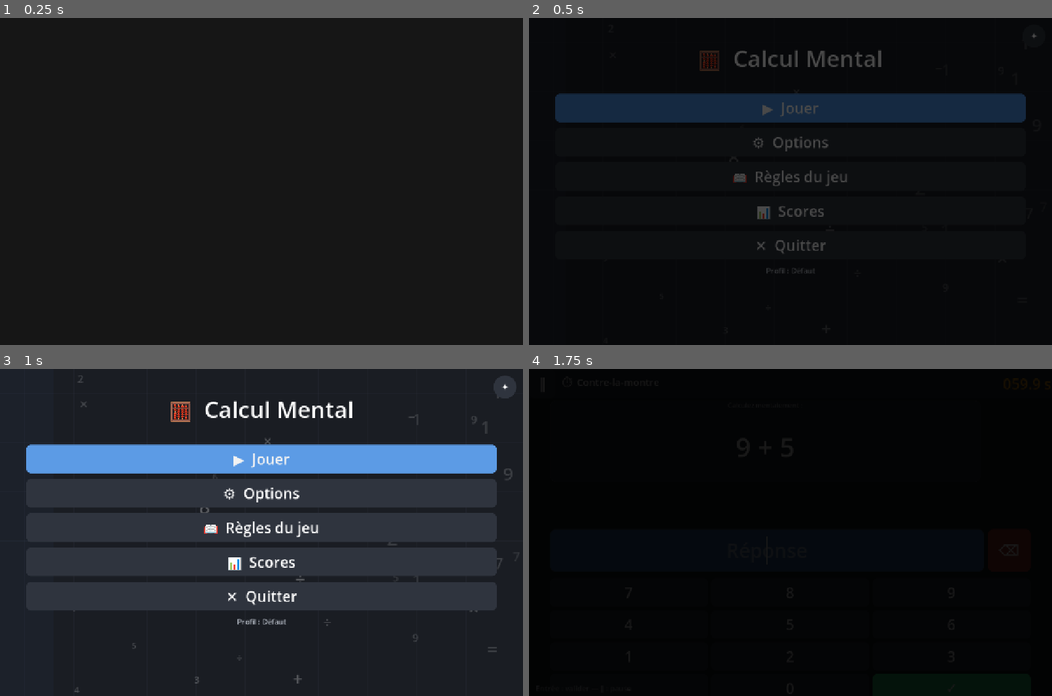
Above: before the commit, frames 1-4 (two rows, left to right).
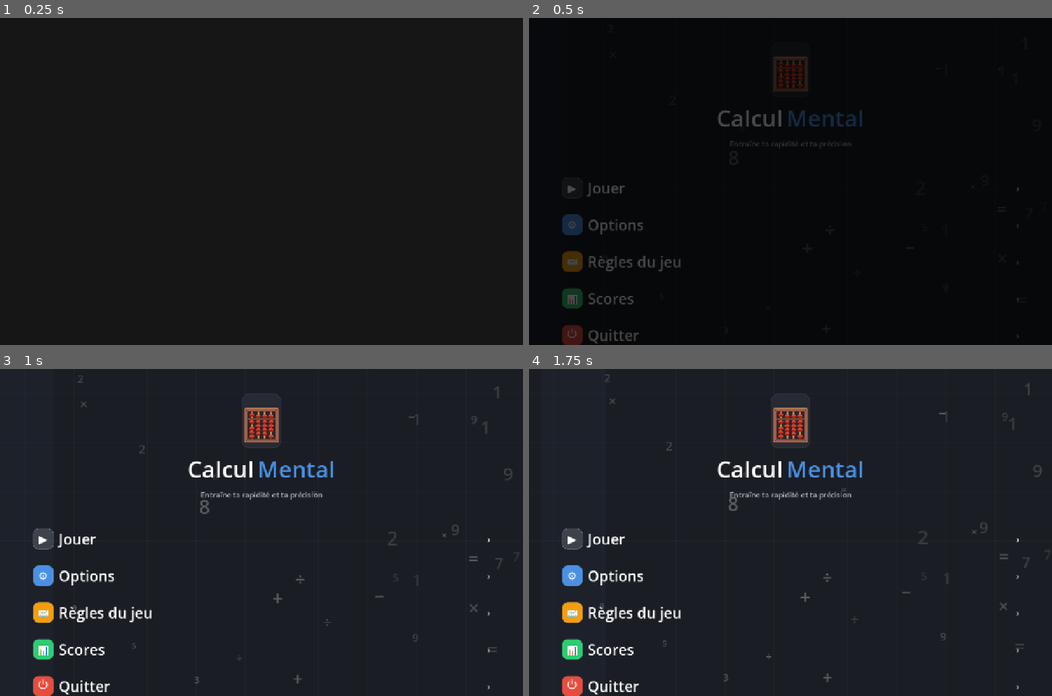
Above: after the commit, the same moments.

Repository: lebienflorian-cmd/Calcul-Mental-Godot-Android
Game: Godot game, scene res://scenes/Main.tscn
The game is run twice, just before and just after one commit, with the same random seed, the same clock (stepped at 60 frames per second) and the same inputs.
Inputs (mouse positions are in pixels of both pictures, inside the frame that each line leads up to):
- Up to frame 1 (0.25 s): no input
- Up to frame 2 (0.5 s): no input
- Up to frame 3 (1 s): click (261, 460) at 0.5 s, where only the run before the commit has a clickable "▶ Jouer"
- Up to frame 4 (1.75 s): click (790, 460) at 1.25 s, where only the run before the commit has a clickable "▶ Jouer"

Frame 1 is identical in both runs. In frame 2, 12% of the frame differs, in the area x 5-97%, y 4-100%; in frame 3, 39%; in frame 4, 89%, in the area x 0-100%, y 0-100%.

Commit message:
Refactor main menu into modern mobile card layout

Diff:
--- a/scripts/scenes/main_menu.gd
+++ b/scripts/scenes/main_menu.gd
@@ -25,7 +25,9 @@
 	var vp  := get_viewport_rect().size
 	var vw  := vp.x
 	var margin := maxf(20.0, vw * 0.05)
-	# Conteneur principal pleine largeur
+	var safe_top := maxi(60, int(DisplayServer.screen_get_usable_rect().position.y + 24.0))
+
+	# Conteneur principal pleine largeur + safe area
 	var root := VBoxContainer.new()
 	root.anchor_left = 0.0
 	root.anchor_right = 1.0
@@ -33,54 +35,186 @@
 	root.anchor_bottom = 1.0
 	root.offset_left = margin
 	root.offset_right = -margin
-	root.offset_top = 60
-	root.offset_bottom = -40
-	root.add_theme_constant_override("separation", 14)
+	root.offset_top = safe_top
+	root.offset_bottom = -28
 	add_child(root)
 
-	# Titre
-	_title_label = Label.new()
-	_title_label.text = "🧮  Calcul Mental"
-	_title_label.add_theme_color_override("font_color", ThemeManager.TEXT)
-	_title_label.add_theme_font_size_override("font_size", ThemeManager.scaled_i(ThemeManager.FONT_TITLE))
-	_title_label.horizontal_alignment = HORIZONTAL_ALIGNMENT_CENTER
-	root.add_child(_title_label)
-
-	# Espacement
-	var spacer := Control.new()
-	spacer.custom_minimum_size = Vector2(0, 20)
-	root.add_child(spacer)
-
-	# Boutons principaux
-	_add_menu_button(root, "▶  Jouer",          ThemeManager.ACCENT,   _on_play)
-	_add_menu_button(root, "⚙  Options",        ThemeManager.SURFACE_2, _on_options)
-	_add_menu_button(root, "📖  Règles du jeu", ThemeManager.SURFACE_2, _on_rules)
-	_add_menu_button(root, "📊  Scores",        ThemeManager.SURFACE_2, _on_scores)
-	_add_menu_button(root, "✕  Quitter",        ThemeManager.SURFACE_2, _on_quit)
-
-	# Profil affiché en bas
-	var prof := Label.new()
-	prof.text = "Profil : %s" % ProfileManager.current_profile
-	prof.add_theme_color_override("font_color", ThemeManager.TEXT_DIM)
-	prof.add_theme_font_size_override("font_size", ThemeManager.scaled_i(ThemeManager.FONT_SMALL))
-	prof.horizontal_alignment = HORIZONTAL_ALIGNMENT_CENTER
-	root.add_child(prof)
-	ProfileManager.profile_changed.connect(func(n): prof.text = "Profil : %s" % n)
-
-	# Bouton "changer fond" en haut à droite
-	var bg_btn := Button.new()
-	bg_btn.text = "✦"
-	bg_btn.size = Vector2(56, 56)
-	bg_btn.position = Vector2(get_viewport_rect().size.x - 72, 16)
-	bg_btn.add_theme_color_override("font_color", ThemeManager.TEXT)
-	bg_btn.add_theme_font_size_override("font_size", ThemeManager.scaled_i(ThemeManager.FONT_MED))
-	bg_btn.tooltip_text = "Changer le fond animé"
-	var sb := ThemeManager.make_button_style(ThemeManager.SURFACE_2, 28)
-	bg_btn.add_theme_stylebox_override("normal", sb)
-	bg_btn.add_theme_stylebox_override("hover", ThemeManager.make_button_style(ThemeManager.BORDER, 28))
-	bg_btn.add_theme_stylebox_override("pressed", ThemeManager.make_button_style(ThemeManager.ACCENT, 28))
-	bg_btn.pressed.connect(_on_toggle_bg)
-	add_child(bg_btn)
+	# Bloc centré verticalement
+	var content := VBoxContainer.new()
+	content.size_flags_vertical = Control.SIZE_SHRINK_CENTER
+	content.add_theme_constant_override("separation", 14)
+	root.add_child(content)
+
+	# Header icon
+	var icon_panel := PanelContainer.new()
+	icon_panel.custom_minimum_size = Vector2(96, 96)
+	icon_panel.size_flags_horizontal = Control.SIZE_SHRINK_CENTER
+	icon_panel.add_theme_stylebox_override("panel", ThemeManager.make_panel_style(ThemeManager.SURFACE, 20))
+	content.add_child(icon_panel)
+	var icon_label := Label.new()
+	icon_label.text = "🧮"
+	icon_label.horizontal_alignment = HORIZONTAL_ALIGNMENT_CENTER
+	icon_label.vertical_alignment = VERTICAL_ALIGNMENT_CENTER
+	icon_label.add_theme_font_size_override("font_size", 96)
+	icon_panel.add_child(icon_label)
+
+	# Titre en 2 couleurs
+	var title_row := HBoxContainer.new()
+	title_row.size_flags_horizontal = Control.SIZE_SHRINK_CENTER
+	title_row.add_theme_constant_override("separation", 8)
+	content.add_child(title_row)
+
+	var title_calcul := Label.new()
+	title_calcul.text = "Calcul"
+	title_calcul.add_theme_color_override("font_color", ThemeManager.TEXT)
+	title_calcul.add_theme_font_size_override("font_size", ThemeManager.scaled_i(56))
+	title_calcul.add_theme_font_size_override("outline_size", 0)
+	title_row.add_child(title_calcul)
+
+	var title_mental := Label.new()
+	title_mental.text = "Mental"
+	title_mental.add_theme_color_override("font_color", ThemeManager.ACCENT)
+	title_mental.add_theme_font_size_override("font_size", ThemeManager.scaled_i(56))
+	title_row.add_child(title_mental)
+
+	# Sous-titre
+	var subtitle := Label.new()
+	subtitle.text = "Entraîne ta rapidité et ta précision"
+	subtitle.add_theme_color_override("font_color", ThemeManager.TEXT_DIM)
+	subtitle.add_theme_font_size_override("font_size", ThemeManager.scaled_i(ThemeManager.FONT_SMALL))
+	subtitle.horizontal_alignment = HORIZONTAL_ALIGNMENT_CENTER
+	content.add_child(subtitle)
+
+	var header_gap := Control.new()
+	header_gap.custom_minimum_size = Vector2(0, 32)
+	content.add_child(header_gap)
+
+	# Cartes menu
+	_add_menu_card(content, "▶", Color(1, 1, 1, 0.15), "Jouer", _on_play, true)
+	_add_menu_card(content, "⚙", ThemeManager.ACCENT, "Options", _on_options, false)
+	_add_menu_card(content, "📖", Color("#F59E0B"), "Règles du jeu", _on_rules, false)
+	_add_menu_card(content, "📊", ThemeManager.SUCCESS, "Scores", _on_scores, false)
+	_add_menu_card(content, "⏻", ThemeManager.ERROR, "Quitter", _on_quit, false)
+
+	var bottom_spacer := Control.new()
+	bottom_spacer.size_flags_vertical = Control.SIZE_EXPAND_FILL
+	content.add_child(bottom_spacer)
+
+	# Profil pill
+	var profile_panel := PanelContainer.new()
+	profile_panel.size_flags_horizontal = Control.SIZE_SHRINK_CENTER
+	profile_panel.add_theme_stylebox_override("panel", ThemeManager.make_panel_style(Color(ThemeManager.SURFACE_2.r, ThemeManager.SURFACE_2.g, ThemeManager.SURFACE_2.b, 0.5), 20))
+	content.add_child(profile_panel)
+
+	var profile_margin := MarginContainer.new()
+	profile_margin.add_theme_constant_override("margin_left", 12)
+	profile_margin.add_theme_constant_override("margin_right", 12)
+	profile_margin.add_theme_constant_override("margin_top", 8)
+	profile_margin.add_theme_constant_override("margin_bottom", 8)
+	profile_panel.add_child(profile_margin)
+
+	var profile_row := HBoxContainer.new()
+	profile_row.add_theme_constant_override("separation", 6)
+	profile_margin.add_child(profile_row)
+
+	var profile_icon := Label.new()
+	profile_icon.text = "👤"
+	profile_icon.add_theme_font_size_override("font_size", ThemeManager.scaled_i(ThemeManager.FONT_MED))
+	profile_row.add_child(profile_icon)
+
+	var profile_prefix := Label.new()
+	profile_prefix.text = "Profil actif : "
+	profile_prefix.add_theme_color_override("font_color", ThemeManager.TEXT_DIM)
+	profile_prefix.add_theme_font_size_override("font_size", ThemeManager.scaled_i(ThemeManager.FONT_SMALL))
+	profile_row.add_child(profile_prefix)
+
+	var profile_name := Label.new()
+	profile_name.text = ProfileManager.current_profile
+	profile_name.add_theme_color_override("font_color", ThemeManager.ACCENT)
+	profile_name.add_theme_font_size_override("font_size", ThemeManager.scaled_i(ThemeManager.FONT_SMALL))
+	profile_row.add_child(profile_name)
+	ProfileManager.profile_changed.connect(func(n): profile_name.text = n)
+
+func _add_menu_card(parent: Node, icon_emoji: String, icon_bg_color: Color, label: String, cb: Callable, is_primary: bool) -> Button:
+	var b := Button.new()
+	b.custom_minimum_size = Vector2(0, 78)
+	b.size_flags_horizontal = Control.SIZE_EXPAND_FILL
+	b.flat = true
+	b.mouse_default_cursor_shape = Control.CURSOR_POINTING_HAND
+
+	var card_bg := ThemeManager.ACCENT if is_primary else ThemeManager.SURFACE_2
+	b.add_theme_stylebox_override("normal", _make_card_style(card_bg, 16))
+	b.add_theme_stylebox_override("hover", _make_card_style(card_bg.lightened(0.08), 16))
+	b.add_theme_stylebox_override("pressed", _make_card_style(card_bg.darkened(0.12), 16))
+	b.add_theme_stylebox_override("focus", _make_card_style(card_bg, 16))
+	b.add_theme_color_override("font_color", Color(0, 0, 0, 0))
+	b.add_theme_constant_override("h_separation", 0)
+
+	var card_margin := MarginContainer.new()
+	card_margin.mouse_filter = Control.MOUSE_FILTER_IGNORE
+	card_margin.anchor_right = 1.0
+	card_margin.anchor_bottom = 1.0
+	card_margin.add_theme_constant_override("margin_left", 16)
+	card_margin.add_theme_constant_override("margin_right", 16)
+	card_margin.add_theme_constant_override("margin_top", 13)
+	card_margin.add_theme_constant_override("margin_bottom", 13)
+	b.add_child(card_margin)
+
+	var row := HBoxContainer.new()
+	row.mouse_filter = Control.MOUSE_FILTER_IGNORE
+	row.add_theme_constant_override("separation", 12)
+	card_margin.add_child(row)
+
+	var icon_tile := PanelContainer.new()
+	icon_tile.custom_minimum_size = Vector2(52, 52)
+	icon_tile.add_theme_stylebox_override("panel", ThemeManager.make_panel_style(icon_bg_color, 14))
+	row.add_child(icon_tile)
+
+	var icon := Label.new()
+	icon.text = icon_emoji
+	icon.horizontal_alignment = HORIZONTAL_ALIGNMENT_CENTER
+	icon.vertical_alignment = VERTICAL_ALIGNMENT_CENTER
+	icon.add_theme_font_size_override("font_size", 28)
+	icon_tile.add_child(icon)
+
+	var title := Label.new()
+	title.text = label
+	title.size_flags_horizontal = Control.SIZE_EXPAND_FILL
+	title.vertical_alignment = VERTICAL_ALIGNMENT_CENTER
+	title.add_theme_font_size_override("font_size", ThemeManager.scaled_i(ThemeManager.FONT_LARGE))
+	title.add_theme_color_override("font_color", Color.WHITE if is_primary else ThemeManager.TEXT)
+	row.add_child(title)
+
+	var chevron := Label.new()
+	chevron.text = "›"
+	chevron.vertical_alignment = VERTICAL_ALIGNMENT_CENTER
+	chevron.add_theme_font_size_override("font_size", ThemeManager.scaled_i(ThemeManager.FONT_MED))
+	chevron.add_theme_color_override("font_color", Color.WHITE if is_primary else ThemeManager.TEXT_DIM)
+	row.add_child(chevron)
+
+	b.pressed.connect(func():
+		AudioManager.play_sfx("click")
+		cb.call()
+	)
+	parent.add_child(b)
+	if parent is VBoxContainer:
+		(parent as VBoxContainer).add_theme_constant_override("separation", 12)
+	return b
+
+
+func _make_card_style(fill: Color, radius: int) -> StyleBoxFlat:
+	var sb := StyleBoxFlat.new()
+	sb.bg_color = fill
+	sb.corner_radius_top_left = radius
+	sb.corner_radius_top_right = radius
+	sb.corner_radius_bottom_left = radius
+	sb.corner_radius_bottom_right = radius
+	sb.border_color = ThemeManager.BORDER
+	sb.border_width_left = 1
+	sb.border_width_top = 1
+	sb.border_width_right = 1
+	sb.border_width_bottom = 1
+	return sb
 
 func _add_menu_button(parent: Node, label: String, color: Color, cb: Callable) -> Button:
 	var b := Button.new()
